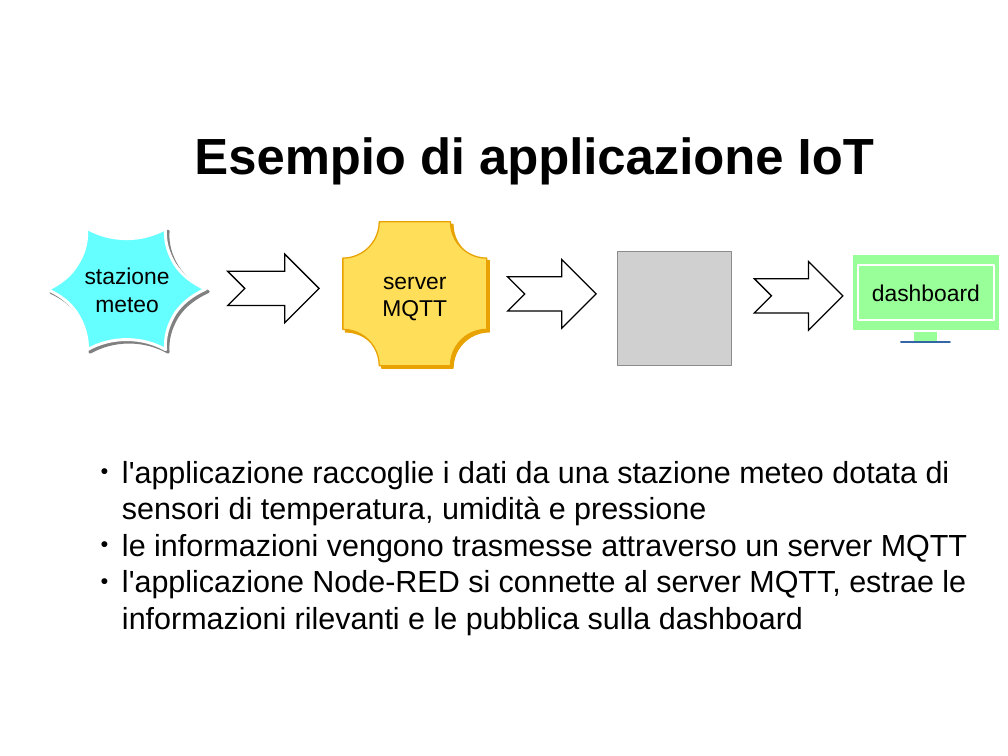
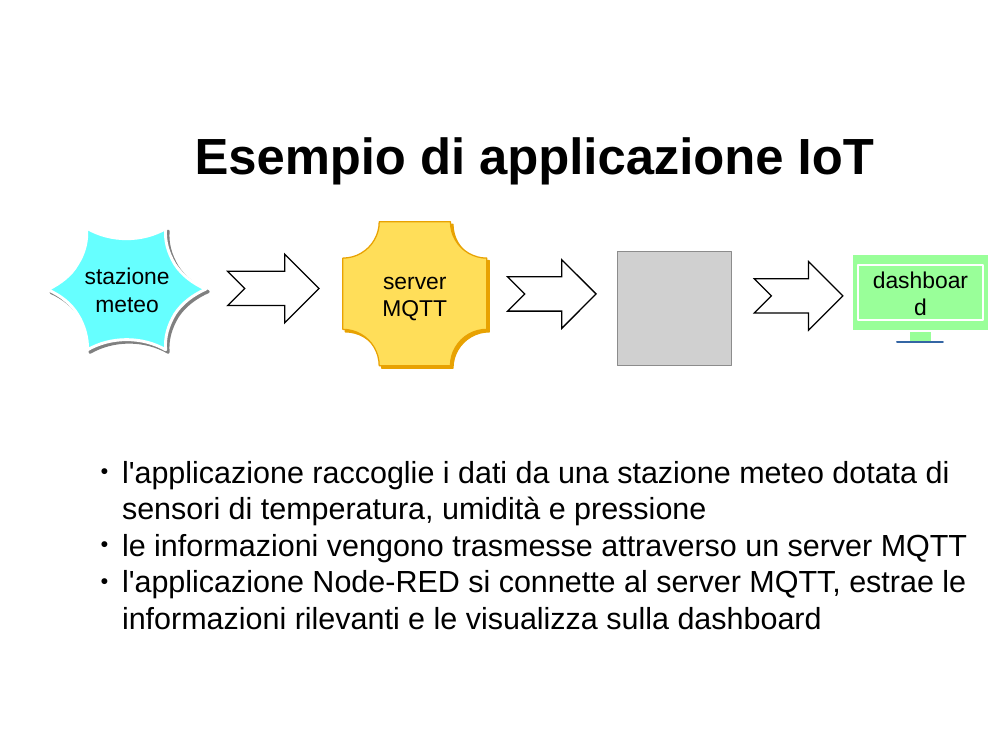
Before and after one commit to davideancona/minicorsiRAISE, a slide deck: slide 12 of iot/NodeRED_Ancona.pptx. Drawn at 1008x756 pixels with LibreOffice and Linux fonts; fonts in the diff are those of the drawing; grey boxes stand for pictures. Boxes give left, top, right and bottom in pixels: in the first picture for what was removed or moved away, otherwise in the second. Text is boxed around its words. In the diff, an @@ line names an element or a change of style, - is before the commit and + after.

```diff
--- a/iot/NodeRED_Ancona.pptx
+++ b/iot/NodeRED_Ancona.pptx
@@ rectangle: place and size @@
-rectangle at (852,254,1000,331)
+rectangle at (852,254,989,331)
@@ rectangle "dashboard": place and size @@
-rectangle "dashboard" at (858,265,993,320)
+rectangle "dashboard" at (858,265,984,320)
@@ rectangle: place and size @@
-rectangle at (901,342,950,342)
+rectangle at (897,342,943,342)
@@ rectangle: place and size @@
-rectangle at (914,331,938,342)
+rectangle at (909,331,932,342)
@@ text at (122,570,966,630): text changed @@
-● l'applicazione Node-RED si connette al server MQTT, estrae le informazioni rilevanti e le pubblica sulla dashboard
+● l'applicazione Node-RED si connette al server MQTT, estrae le informazioni rilevanti e le visualizza sulla dashboard
```
Also in this commit, not shown: 1 other slide changed, 3 other files.
